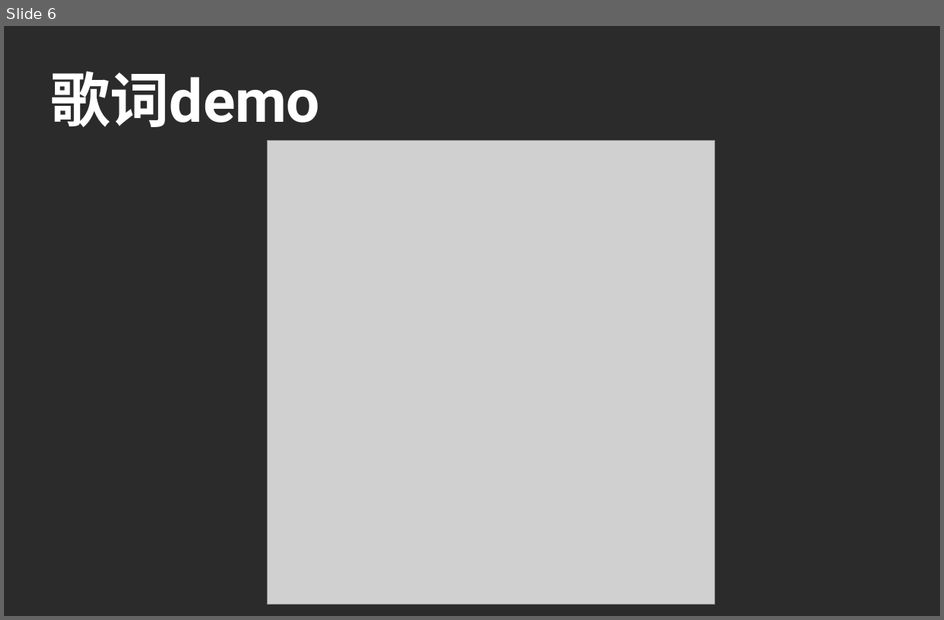
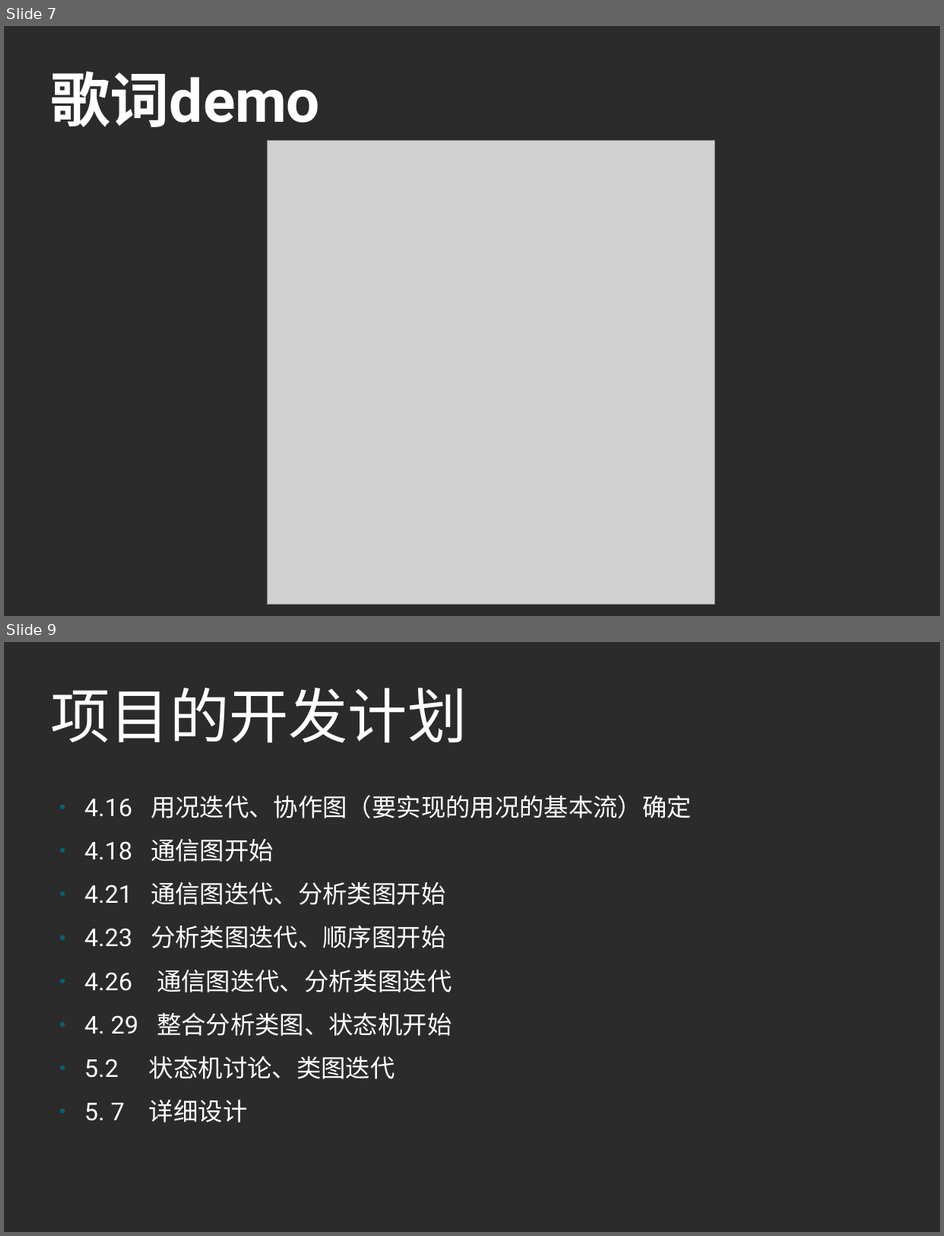
Before and after one commit to 375187588/hydrogenMusic, a slide deck: formal/氢音乐项目进展报告.odp. Shown one above the other, each under a label of ours: slide 6 before the commit, slides 7 and 9 after it; the slides between them are not shown. The pictures are 944x620 and 944x1236 pixels, drawn with LibreOffice and Linux fonts; fonts in the diff are those of the drawing; grey boxes stand for pictures; background and template pictures are left out; a plain dark background stands for a picture behind light text. Boxes give left, top, right and bottom in pixels: in the first picture for what was removed or moved away, otherwise in the second. Text is boxed around its words. In the diff, an @@ line names an element or a change of style, - is before the commit and + after.

```diff
--- a/formal/氢音乐项目进展报告.odp
+++ b/formal/氢音乐项目进展报告.odp
@@ slide 9 added at [4, 642, 940, 1232], background picture (left out) @@
@@ title added at [51, 688, 468, 743], 60 pt, text #FFFFFF @@
+项目的开发计划
@@ text added at [85, 795, 692, 1079], 24.8 pt, text #FFFFFF @@
+● 4.16 用况迭代、协作图（要实现的用况的基本流）确定
+● 4.18 通信图开始
+● 4.21 通信图迭代、分析类图开始
+● 4.23 分析类图迭代、顺序图开始
+● 4.26 通信图迭代、分析类图迭代
+● 4. 29 整合分析类图、状态机开始
+● 5.2 状态机讨论、类图迭代
+● 5. 7 详细设计
@@ what was slide 6 is now slide 7 @@
```
Also in this commit, not shown: 5 slides changed, 1 other slide added, 5 other files.
